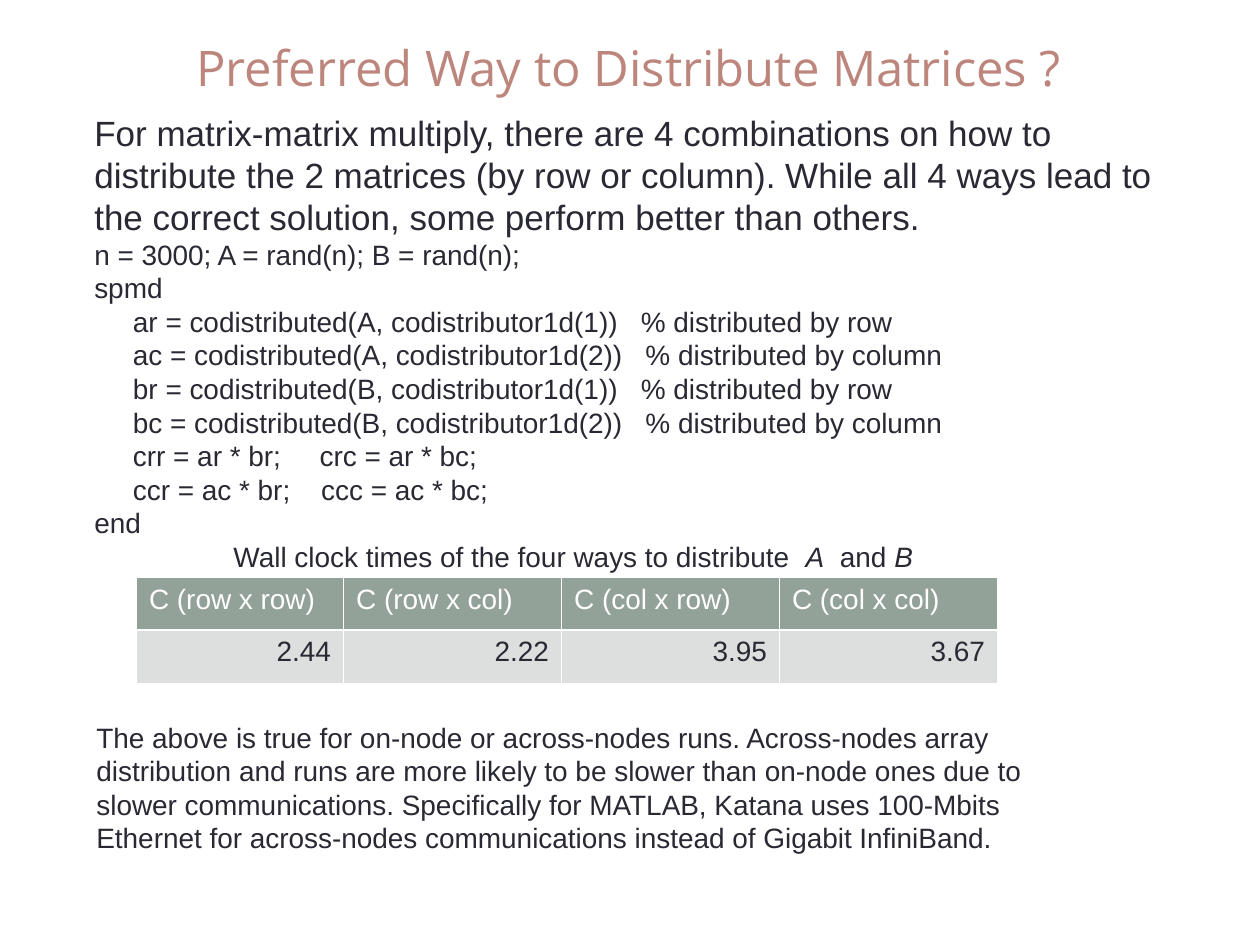
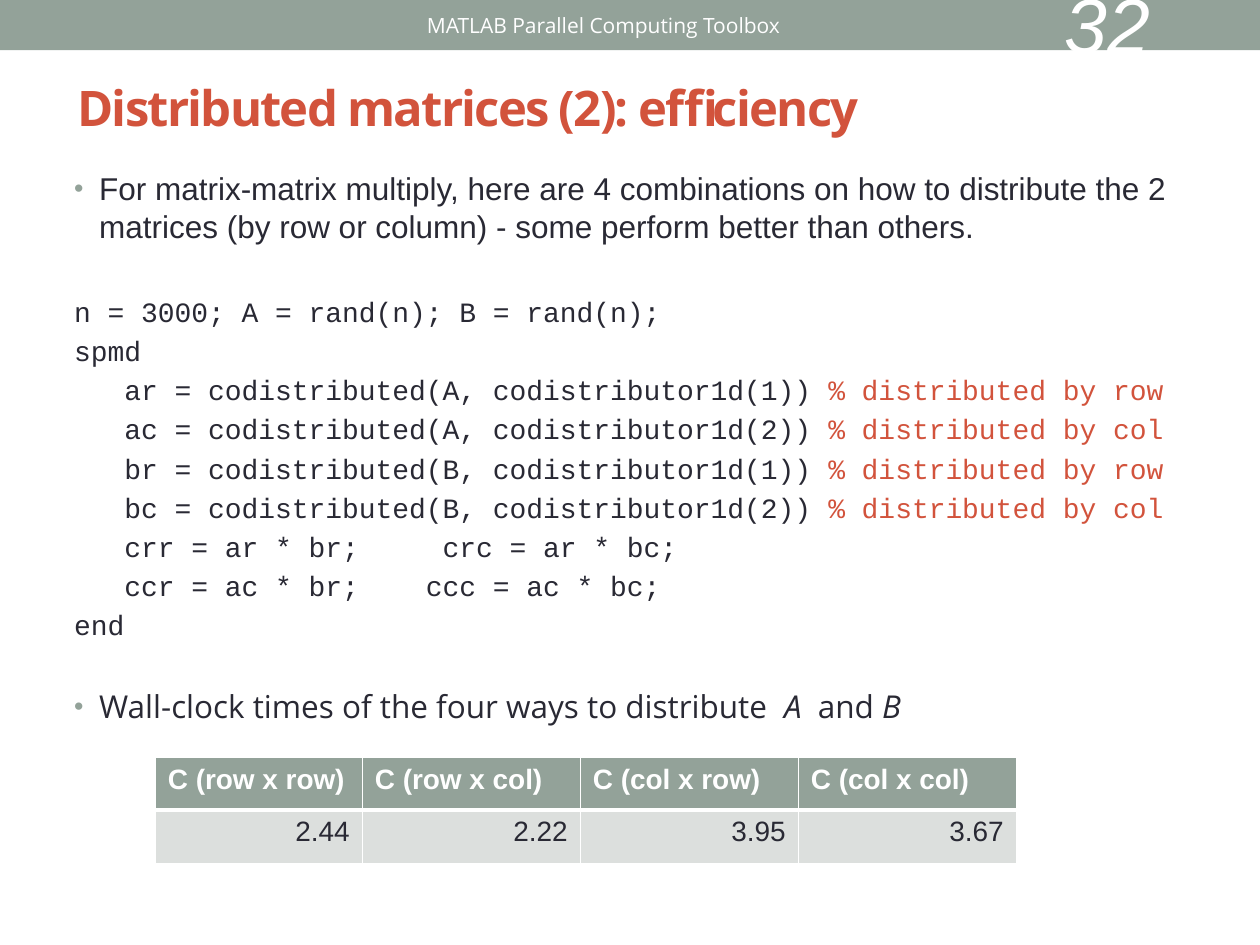
Before and after one commit to keithfma/bu_tutorial_matlab_parallel, a slide deck: slide 32 of slides.pptx (slide 30 before the commit). Drawn at 1260x945 pixels with LibreOffice and Linux fonts; fonts in the diff are those of the drawing. Boxes give left, top, right and bottom in pixels: in the first picture for what was removed or moved away, otherwise in the second. Text is boxed around its words. In the diff, an @@ line names an element or a change of style, - is before the commit and + after.

```diff
--- a/slides.pptx
+++ b/slides.pptx
@@ rectangle added at bbox=[0, 0, 1260, 50], fill #93A299 @@
@@ text added at bbox=[427, 17, 780, 38], 12 pt, text #FFFFFF @@
+MATLAB Parallel Computing Toolbox
@@ page number added at bbox=[1064, 0, 1150, 68], 44 pt, text #FFFFFF, italic @@
+32
@@ text removed at bbox=[196, 48, 1027, 98] @@
-Preferred Way to Distribute Matrices ?
@@ title added at bbox=[77, 88, 858, 138], 28 pt, text #D2533C, bold @@
+Distributed matrices (2): efficiency
@@ text "For matrix-matrix multiply, here are ...": place and size @@
-text "For matrix-matrix multiply, here are ..." at bbox=[94, 120, 1151, 572]
+text "For matrix-matrix multiply, here are ..." at bbox=[74, 177, 1166, 726]
@@ text at bbox=[99, 177, 1166, 244]: text changed; size 20 to 18 pt @@
-For matrix-matrix multiply, there are 4 combinations on how to distribute the 2 matrices (by row or column). While all 4 ways lead to the correct solution, some perform better than others.
+• For matrix-matrix multiply, here are 4 combinations on how to distribute the 2 matrices (by row or column) - some perform better than others.
@@ text at bbox=[74, 302, 1163, 636]: font Arial to Courier New in "n = 3000; A = rand(n); B ...", "spmd", "ar = codistributed(A, codistributor1d(1)) % distributed by ...", "br = codistributed(B, codistributor1d(1)) % distributed by ..." and 3 more places; text colour #292934 to #D2533C in "% distributed by row", "% distributed by row"; more space between paragraphs @@
@@ text at bbox=[124, 420, 1163, 445]: text changed; font Arial to Courier New @@
-ac = codistributed(A, codistributor1d(2)) % distributed by column
+ac = codistributed(A, codistributor1d(2)) % distributed by col
@@ text at bbox=[124, 498, 1163, 524]: text changed; font Arial to Courier New @@
-bc = codistributed(B, codistributor1d(2)) % distributed by column
+bc = codistributed(B, codistributor1d(2)) % distributed by col
@@ text at bbox=[99, 694, 901, 726]: text changed; size 16 to 18 pt; font Arial to Open Sans @@
-Wall clock times of the four ways to distribute A and B
+• Wall-clock times of the four ways to distribute A and B
@@ text removed at bbox=[96, 727, 1021, 854] @@
-The above is true for on-node or across-nodes runs. Across-nodes array distribution and runs are more likely to be slower than on-node ones due to slower communications. Specifically for MATLAB, Katana uses 100-Mbits Ethernet for across-nodes communications instead of Gigabit InfiniBand.
@@ table at bbox=[155, 757, 1016, 863] @@
@@ bold on in "C (row x row)", "C (row x col)", "C (col x row)", "C (col x col)" @@
@@ table: place and size @@
-table at bbox=[136, 577, 997, 683]
+table at bbox=[155, 757, 1016, 863]
```
Also in this commit, not shown: 15 other slides changed, 20 slides added, 25 slides removed.
